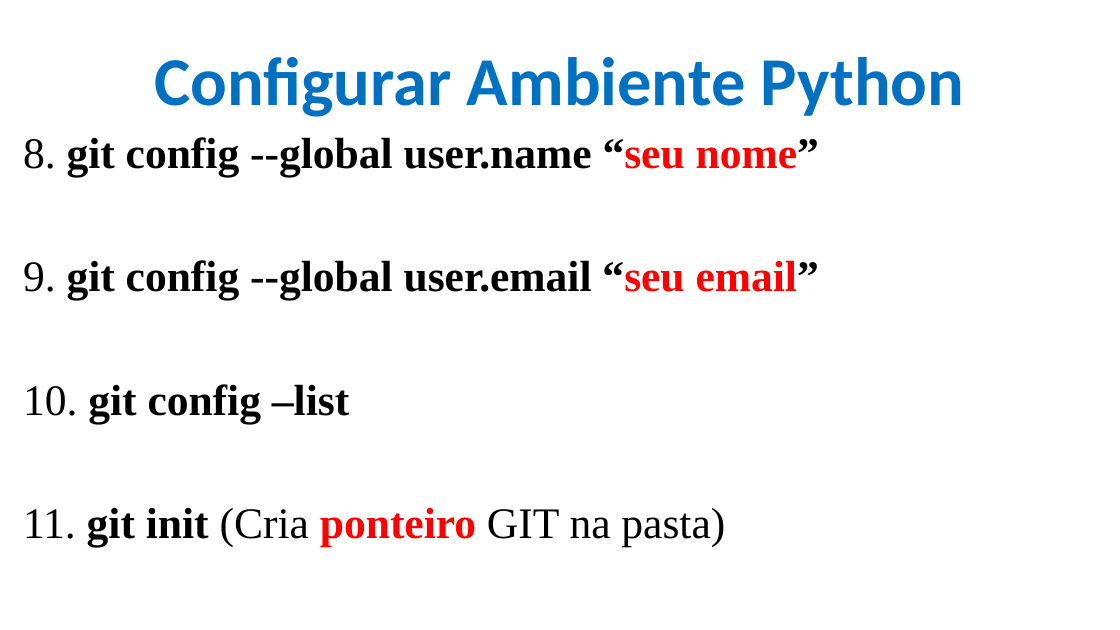
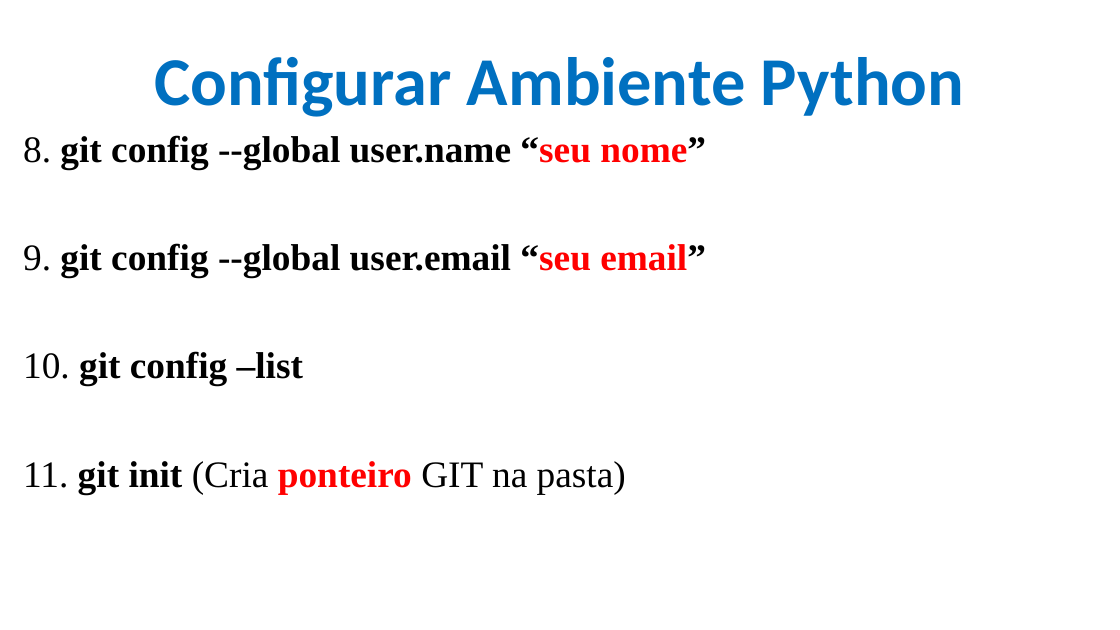
Before and after one commit to CloudEducationBrazil/WydenPythonParadigmas, a slide deck: slide 15 of 01 Classes/Aula 01 Programação Python - Caracterização e Ambiente.pptx. Drawn at 1120x630 pixels with LibreOffice and Linux fonts; fonts in the diff are those of the drawing; background and template pictures are left out. Boxes give left, top, right and bottom in pixels: in the first picture for what was removed or moved away, otherwise in the second. Text is boxed around its words. In the diff, an @@ line names an element or a change of style, - is before the commit and + after.

```diff
--- a/01 Classes/Aula 01 Programação Python - Caracterização e Ambiente.pptx
+++ b/01 Classes/Aula 01 Programação Python - Caracterização e Ambiente.pptx
@@ text "8. git config --global user.name ..." at (x1=23, y1=135, x2=706, y2=494): size 28 to 24 pt @@
```
Also in this commit, not shown: 4 other slides changed, 1 slide added.
